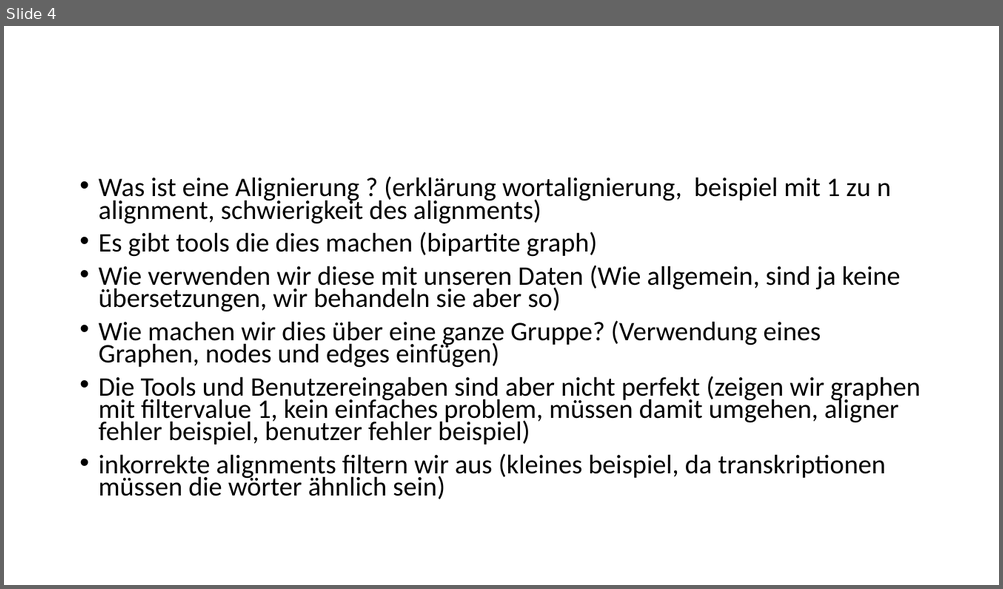
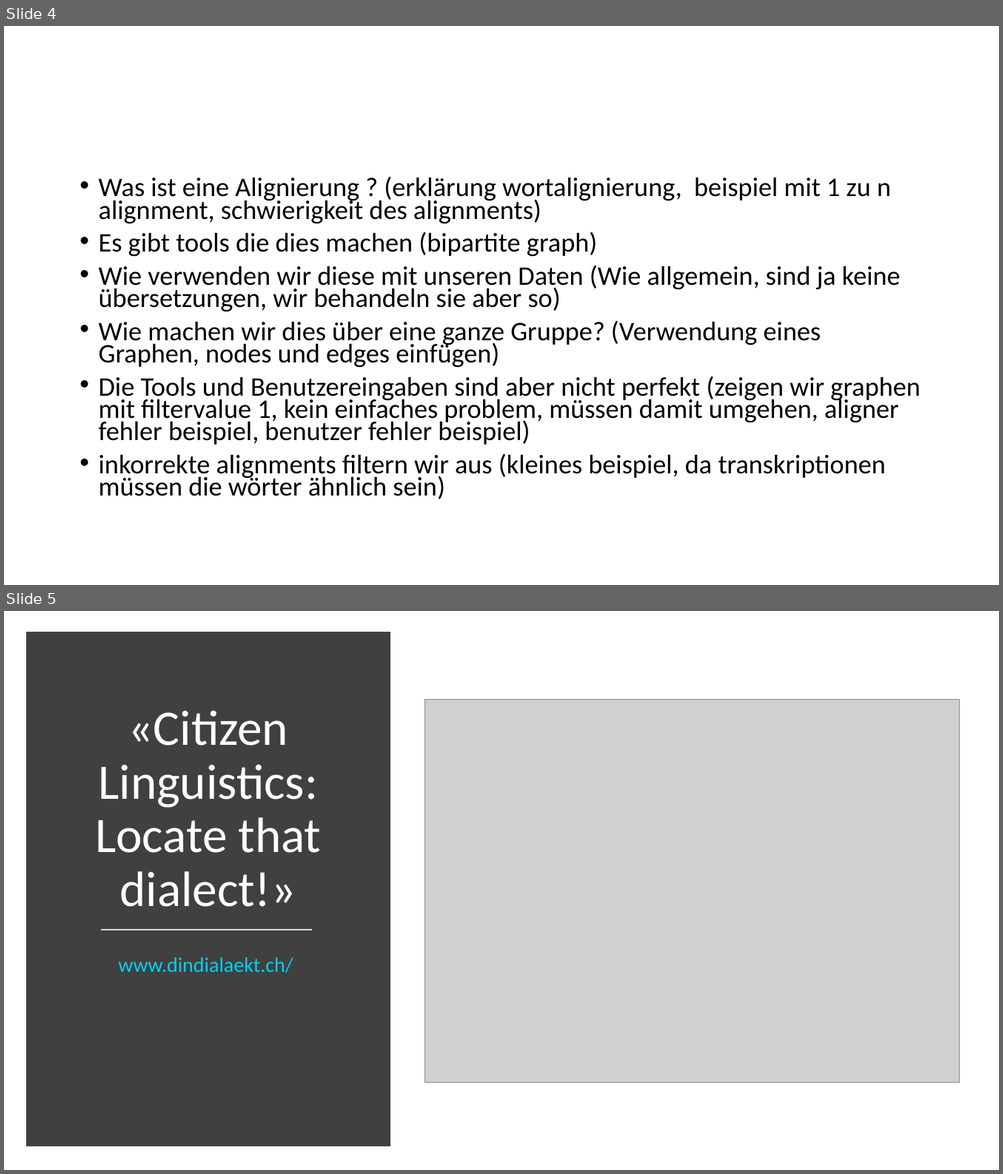
Before and after one commit to 837/ip5-nlp-ch, a slide deck: doc/IP5_Präsentation.pptx. Shown one above the other, each under a label of ours: slide 4 before the commit, slides 4 and 5 after it. The pictures are 1003x589 and 1003x1174 pixels, drawn with LibreOffice and Linux fonts; fonts in the diff are those of the drawing; grey boxes stand for pictures. Boxes give left, top, right and bottom in pixels: in the first picture for what was removed or moved away, otherwise in the second. Text is boxed around its words. In the diff, an @@ line names an element or a change of style, - is before the commit and + after.

```diff
--- a/doc/IP5_Präsentation.pptx
+++ b/doc/IP5_Präsentation.pptx
@@ slide 5 added at (4, 611, 999, 1170), background #FFFFFF @@
@@ rectangle added at (31, 637, 385, 1142), fill #404040, outline #404040 10 pt @@
@@ picture added at (425, 699, 960, 1082) @@
@@ title added at (95, 710, 321, 907), 48 pt, text #FFFFFF @@
+«Citizen Linguistics: Locate that dialect!»
@@ line added from (101, 931) to (312, 931), #D9D9D9 1.75 pt @@
@@ text added at (118, 957, 293, 973), 20 pt, text #00D1F7 @@
+www.dindialaekt.ch/
```
Also in this commit, not shown: 8 other slides added, 1 slide removed, 2 other files.
